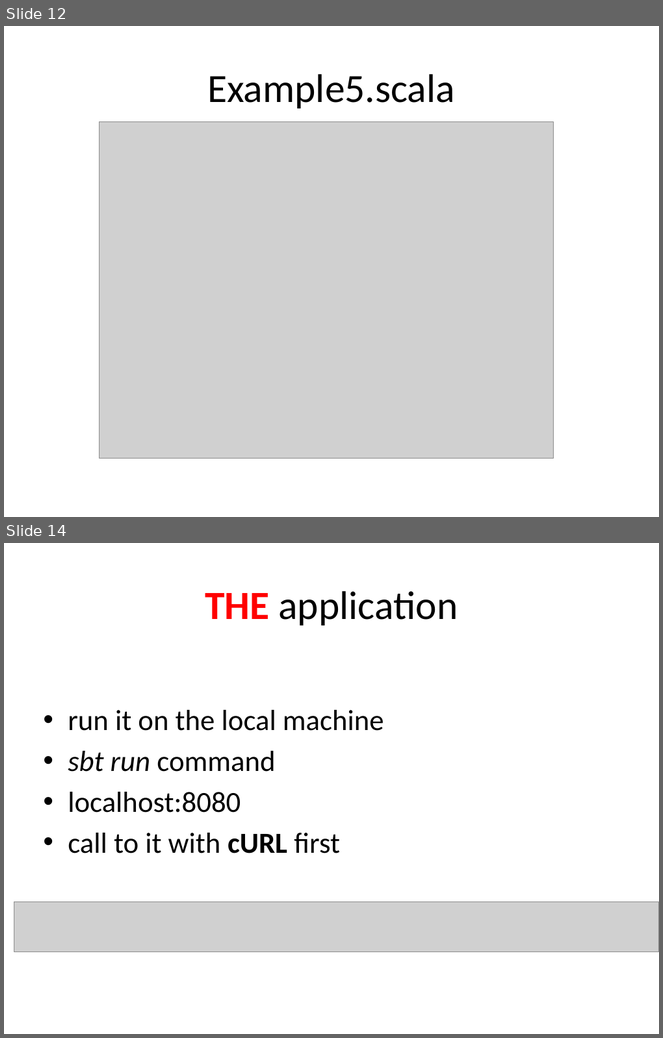
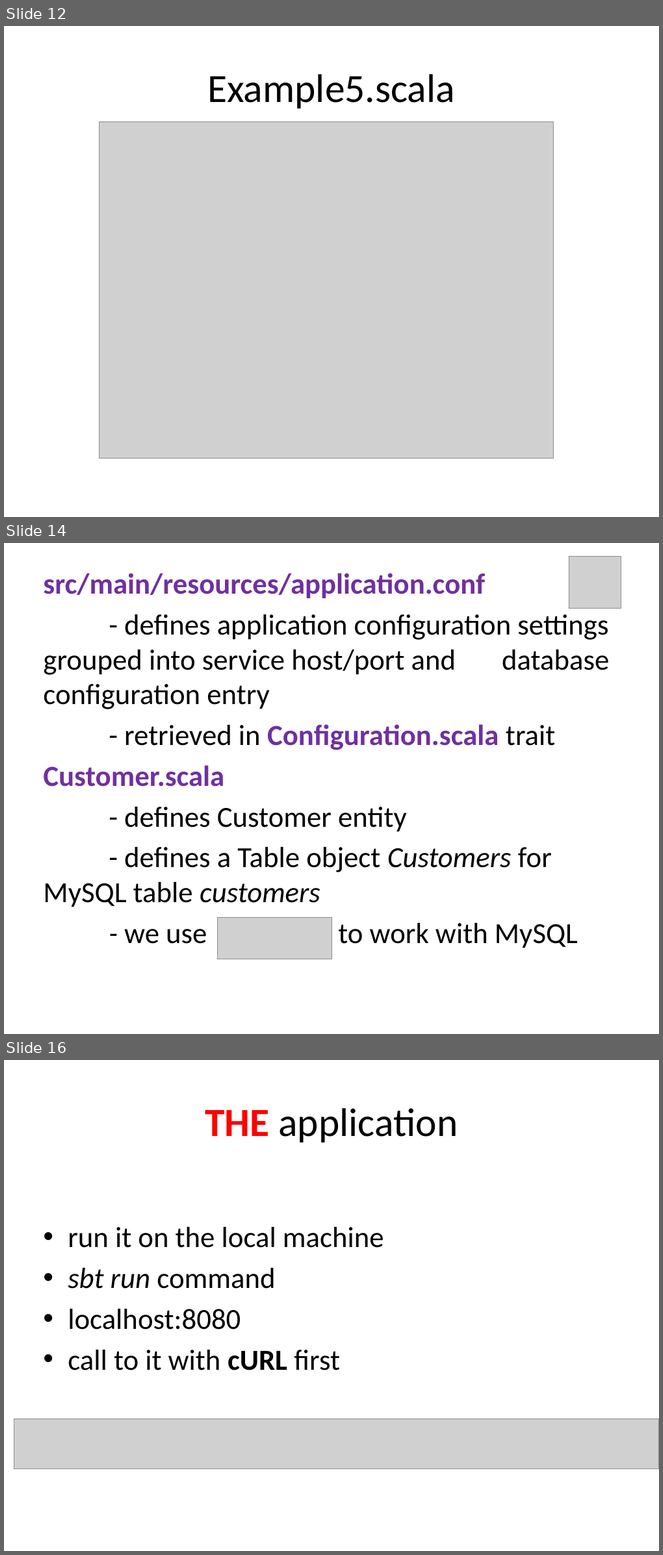
Before and after one commit to martadoberschuetz/scala, a slide deck: project presentation final.pptx. Shown one above the other, each under a label of ours: slides 12 and 14 before the commit, slides 12, 14 and 16 after it; the slides between them are not shown. The pictures are 663x1038 and 663x1555 pixels, drawn with LibreOffice and Linux fonts; fonts in the diff are those of the drawing; grey boxes stand for pictures. Boxes give left, top, right and bottom in pixels: in the first picture for what was removed or moved away, otherwise in the second. Text is boxed around its words. In the diff, an @@ line names an element or a change of style, - is before the commit and + after.

```diff
--- a/project presentation final.pptx
+++ b/project presentation final.pptx
@@ slide 14 added at (x1=4, y1=543, x2=659, y2=1034), background #FFFFFF @@
@@ picture added at (x1=569, y1=557, x2=622, y2=609) @@
@@ text added at (x1=43, y1=573, x2=609, y2=949), 32 pt, text #000000 @@
+src/main/resources/application.conf
+- defines application configuration settings grouped into service host/port and database configuration entry
+- retrieved in Configuration.scala trait
+Customer.scala
+- defines Customer entity
+- defines a Table object Customers for MySQL table customers
+- we use to work with MySQL
@@ picture added at (x1=218, y1=918, x2=332, y2=960) @@
@@ what was slide 14 is now slide 16 @@
```
Also in this commit, not shown: 1 slide changed, 2 other slides added.
